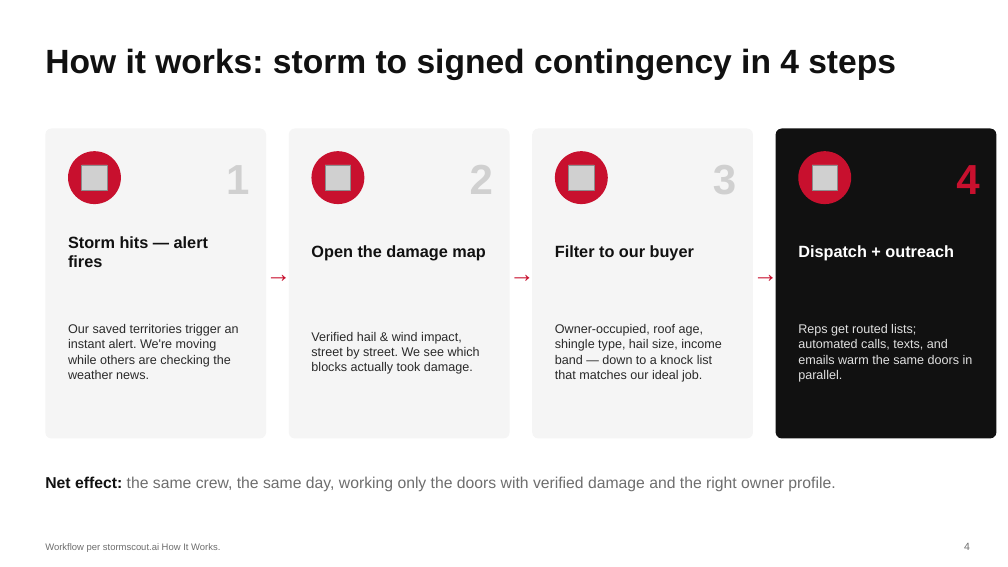
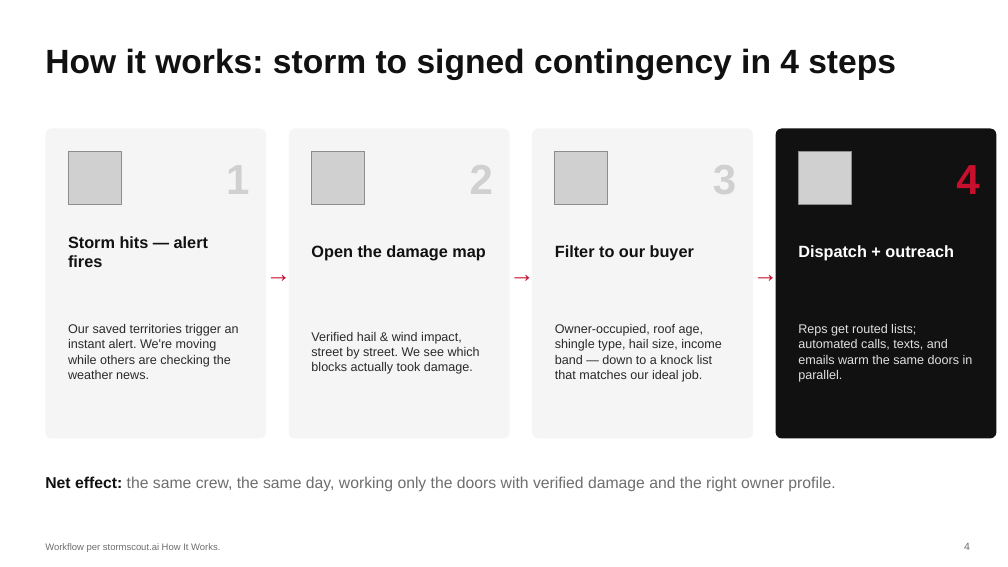
Before and after one commit to DommyD26/roofing-site-template, a slide deck: slide 4 of pitch/Storm-Scout-Pitch.pptx. Drawn at 1008x567 pixels with LibreOffice and Linux fonts; fonts in the diff are those of the drawing; grey boxes stand for pictures. Boxes give left, top, right and bottom in pixels: in the first picture for what was removed or moved away, otherwise in the second. Text is boxed around its words. In the diff, an @@ line names an element or a change of style, - is before the commit and + after.

```diff
--- a/pitch/Storm-Scout-Pitch.pptx
+++ b/pitch/Storm-Scout-Pitch.pptx
@@ ellipse removed at [68, 151, 121, 204] @@
@@ picture added at [68, 151, 121, 204] @@
@@ picture removed at [82, 165, 107, 191] @@
@@ ellipse removed at [312, 151, 364, 204] @@
@@ picture added at [312, 151, 364, 204] @@
@@ picture removed at [325, 165, 351, 191] @@
@@ ellipse removed at [555, 151, 608, 204] @@
@@ picture added at [555, 151, 608, 204] @@
@@ picture removed at [569, 165, 594, 191] @@
@@ picture: place and size @@
-picture at [812, 165, 838, 191]
+picture at [799, 151, 851, 204]
@@ ellipse removed at [799, 151, 851, 204] @@
```
Also in this commit, not shown: 7 other slides changed, 3 other files.
